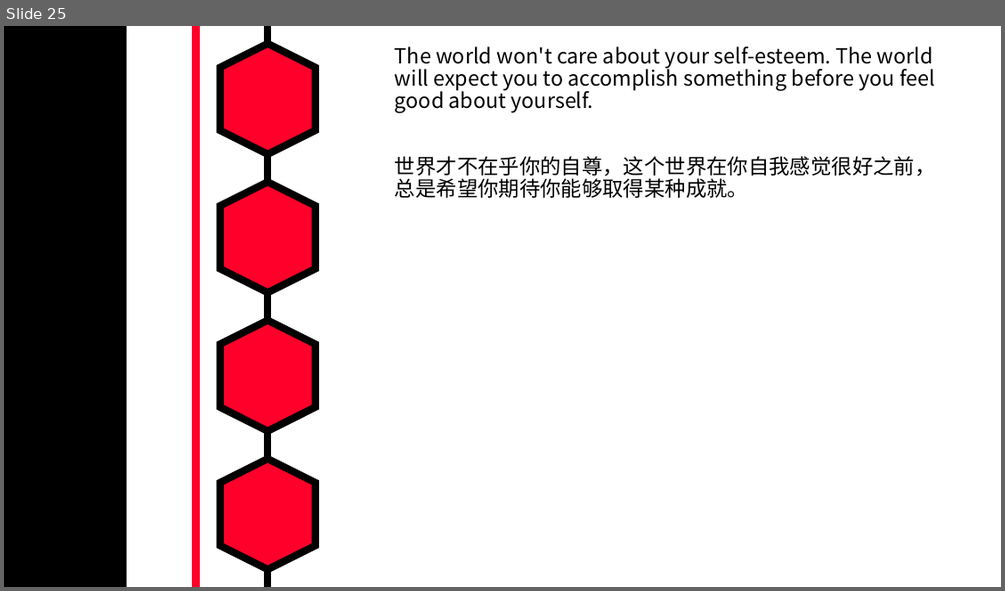
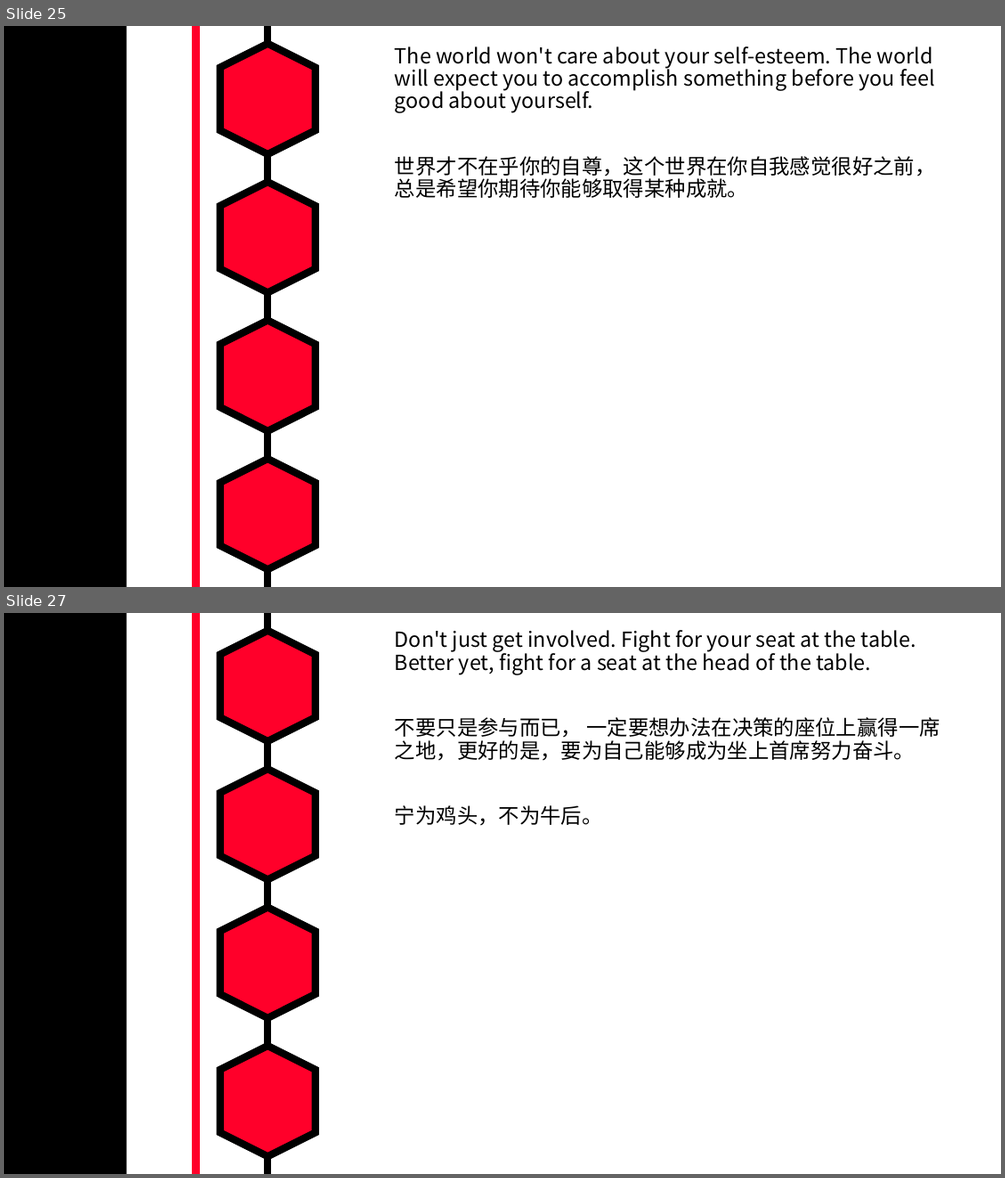
Before and after one commit to MarkShen1992/PPT-template, a slide deck: morning reading/iridescent english sentenses.pptx. Shown one above the other, each under a label of ours: slide 25 before the commit, slides 25 and 27 after it; the slides between them are not shown. The pictures are 1005x591 and 1005x1178 pixels, drawn with LibreOffice and Linux fonts; fonts in the diff are those of the drawing. Boxes give left, top, right and bottom in pixels: in the first picture for what was removed or moved away, otherwise in the second. Text is boxed around its words. In the diff, an @@ line names an element or a change of style, - is before the commit and + after.

```diff
--- a/morning reading/iridescent english sentenses.pptx
+++ b/morning reading/iridescent english sentenses.pptx
@@ slide 27 added at bbox=[4, 613, 1001, 1174], background #FFFFFF; not listed: 7 template elements that a slide beside it also shows @@
@@ text added at bbox=[395, 630, 939, 826], 20 pt, text #000000 @@
+Don't just get involved. Fight for your seat at the table. Better yet, fight for a seat at the head of the table.
+不要只是参与而已， 一定要想办法在决策的座位上赢得一席之地，更好的是，要为自己能够成为坐上首席努力奋斗。
+宁为鸡头，不为牛后。
```
Also in this commit, not shown: 1 slide changed.
